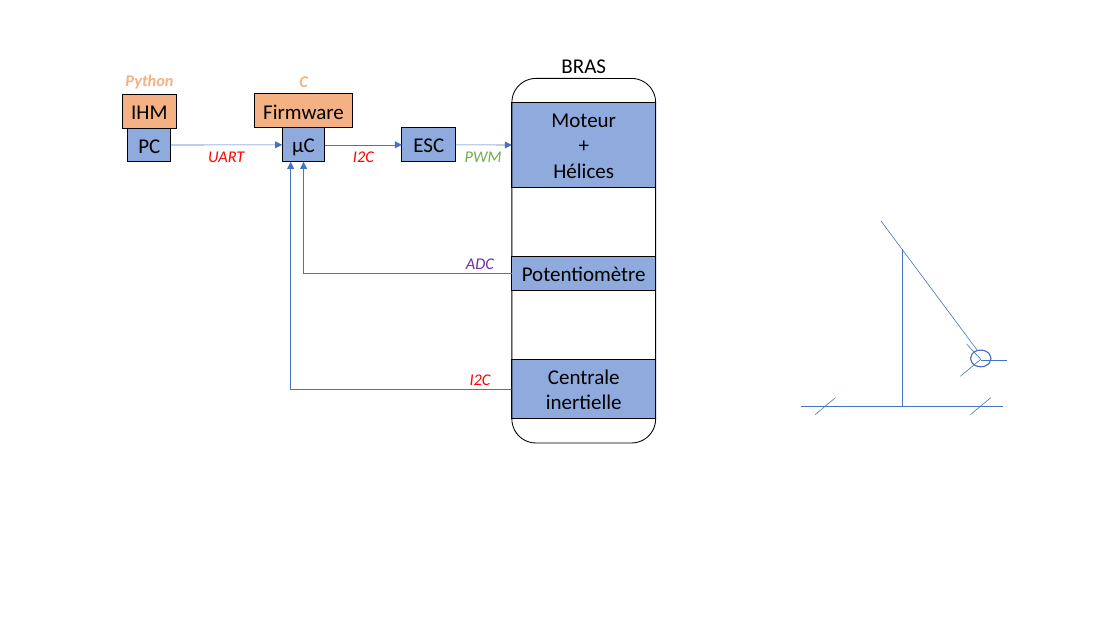
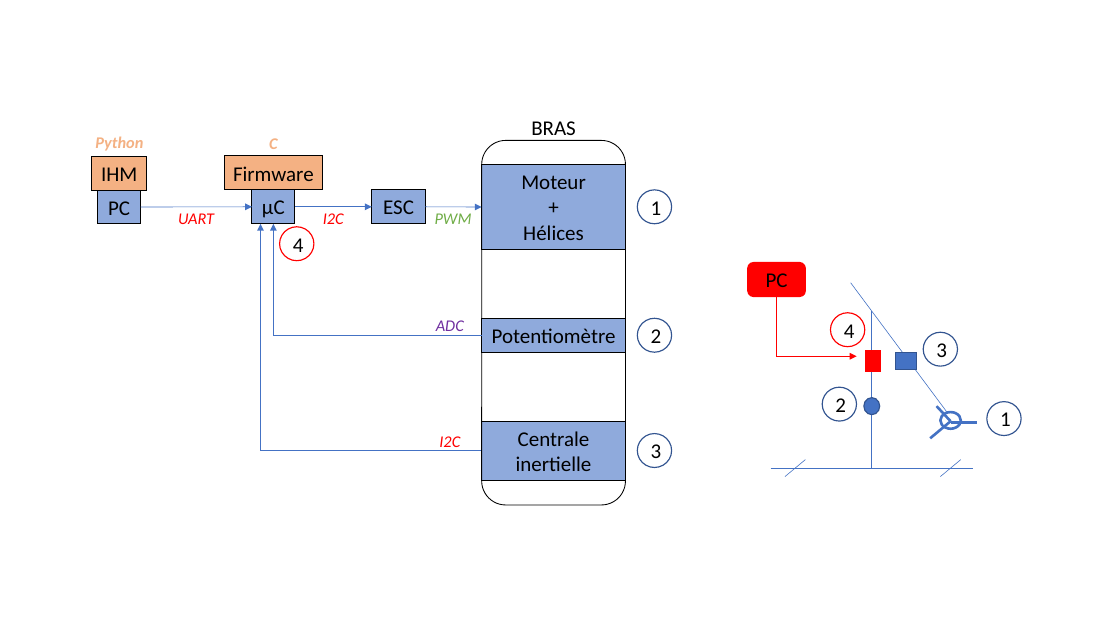
Before and after one commit to InnovationLab-EFREIParis/Stage_1DOF_DroneBench, a slide deck: slide 1 of 01_doc/Schéma fonctionnel/Schéma du projet.pptx. Drawn at 1120x630 pixels with LibreOffice and Linux fonts; fonts in the diff are those of the drawing. Boxes give left, top, right and bottom in pixels: in the first picture for what was removed or moved away, otherwise in the second. Text is boxed around its words. In the diff, an @@ line names an element or a change of style, - is before the commit and + after.

```diff
--- a/01_doc/Schéma fonctionnel/Schéma du projet.pptx
+++ b/01_doc/Schéma fonctionnel/Schéma du projet.pptx
@@ ellipse added at [638, 190, 672, 223], outline #325491 1 pt, 18 pt, text #000000 @@
+1
@@ ellipse added at [280, 227, 314, 260], outline #FF0000 1 pt, 18 pt, text #000000 @@
+4
@@ rounded rectangle added at [748, 263, 806, 297], fill #FF0000, outline #FF0000 1 pt, 18 pt, text #000000 @@
+PC
@@ elbow arrow added from (777, 297) to (857, 356), #FF0000 0.5 pt @@
@@ ellipse added at [638, 318, 672, 352], outline #325491 1 pt, 18 pt, text #000000 @@
+2
@@ ellipse added at [831, 313, 865, 346], outline #FF0000 1 pt, 18 pt, text #000000 @@
+4
@@ rectangle added at [865, 350, 881, 371], fill #FF0000, outline #FF0000 1 pt @@
@@ rectangle added at [896, 352, 917, 369], fill #4472C4, outline #325491 1 pt @@
@@ ellipse added at [923, 333, 958, 366], outline #325491 1 pt, 18 pt, text #000000 @@
+3
@@ ellipse added at [823, 387, 857, 421], outline #325491 1 pt, 18 pt, text #000000 @@
+2
@@ ellipse added at [864, 397, 880, 414], fill #4472C4, outline #325491 1 pt @@
@@ 4 lines, 1 text, 1 ellipse: place and size @@
-4 lines, 1 text, 1 ellipse at [299, 76, 1007, 415]
+4 lines, 1 text, 1 ellipse at [269, 138, 977, 476]
@@ line (951, 421) - (937, 407): stroke #4472C4 0.5 pt to #4472C4 2.25 pt @@
@@ ellipse at [941, 413, 961, 429]: outline #4472C4 1 pt to #4472C4 2.25 pt @@
@@ ellipse added at [987, 402, 1022, 435], outline #325491 1 pt, 18 pt, text #000000 @@
+1
@@ ellipse added at [638, 434, 672, 467], outline #325491 1 pt, 18 pt, text #000000 @@
+3
@@ 8 rectangles, 7 texts, 4 lines, 3 arrows, 2 elbow arrows, 1 rounded rectangle: place and size @@
-8 rectangles, 7 texts, 4 lines, 3 arrows, 2 elbow arrows, 1 rounded rectangle at [122, 59, 1003, 443]
+8 rectangles, 7 texts, 4 lines, 3 arrows, 2 elbow arrows, 1 rounded rectangle at [92, 121, 973, 505]
@@ line (930, 439) - (951, 422): stroke #4472C4 0.5 pt to #4472C4 2.25 pt @@
@@ line (951, 423) - (977, 423): stroke #4472C4 0.5 pt to #4472C4 2.25 pt @@
```
Also in this commit, not shown: 6 other files.
